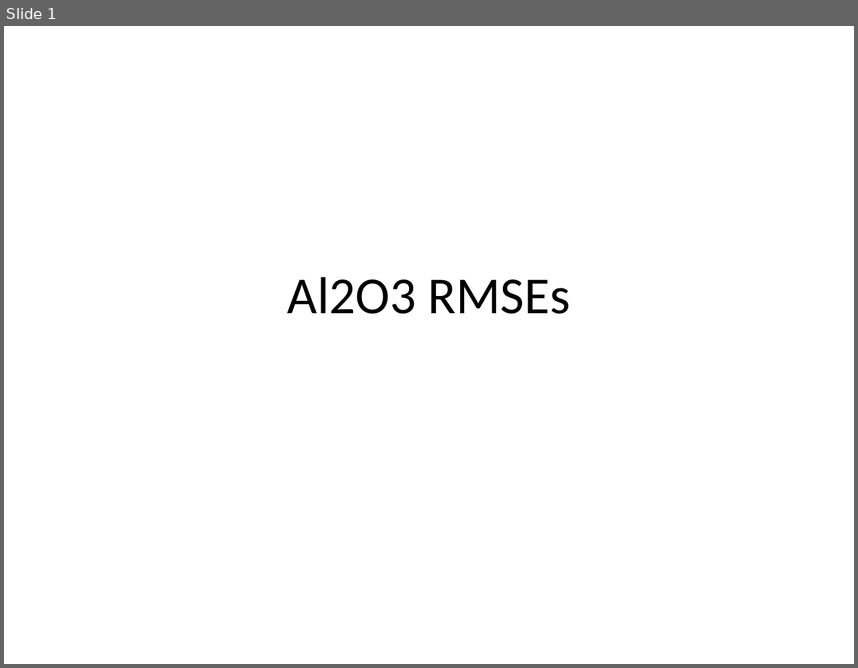
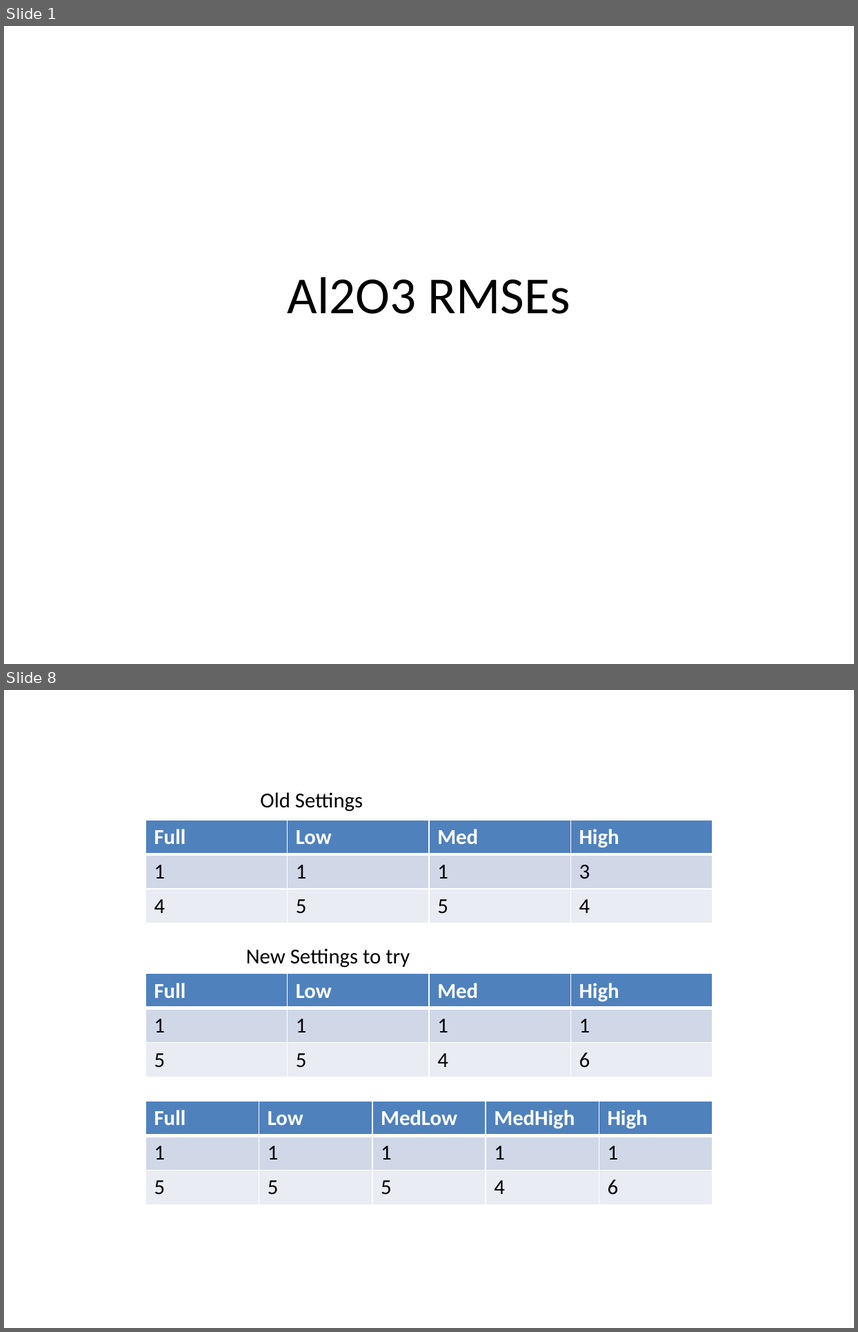
Before and after one commit to freesiemens/Working, a slide deck: Output/Al2O3 nc20 initial submodel/Al2O3 RMSEs.pptx. Shown one above the other, each under a label of ours: slide 1 before the commit, slides 1 and 8 after it; the slides between them are not shown. The pictures are 858x668 and 858x1332 pixels, drawn with LibreOffice and Linux fonts; fonts in the diff are those of the drawing. Boxes give left, top, right and bottom in pixels: in the first picture for what was removed or moved away, otherwise in the second. Text is boxed around its words. In the diff, an @@ line names an element or a change of style, - is before the commit and + after.

```diff
--- a/Output/Al2O3 nc20 initial submodel/Al2O3 RMSEs.pptx
+++ b/Output/Al2O3 nc20 initial submodel/Al2O3 RMSEs.pptx
@@ slide 8 added at [4,690,854,1328], background #FFFFFF @@
@@ text added at [260,792,363,811], 18 pt, text #000000 @@
+Old Settings
@@ table added at [146,820,714,924], 3 rows, 4 columns @@
+Full | Low | Med | High
+1 | 1 | 1 | 3
+4 | 5 | 5 | 4
@@ text added at [246,948,410,967], 18 pt, text #000000 @@
+New Settings to try
@@ table added at [146,973,714,1077], 3 rows, 4 columns @@
+Full | Low | Med | High
+1 | 1 | 1 | 1
+5 | 5 | 4 | 6
@@ table added at [146,1101,711,1204], 3 rows, 5 columns @@
+Full | Low | MedLow | MedHigh | High
+1 | 1 | 1 | 1 | 1
+5 | 5 | 5 | 4 | 6
```
Also in this commit, not shown: 4 slides changed, 2 other slides added, 43 other files.
